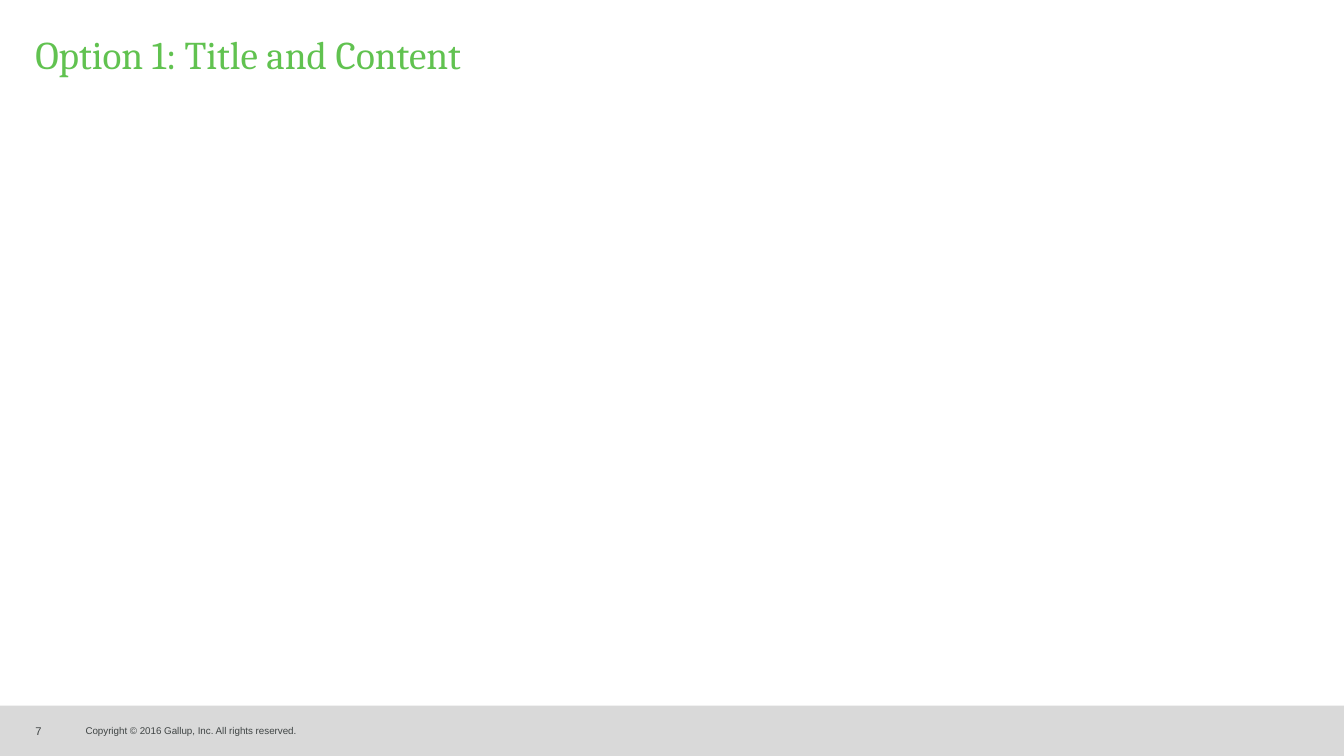
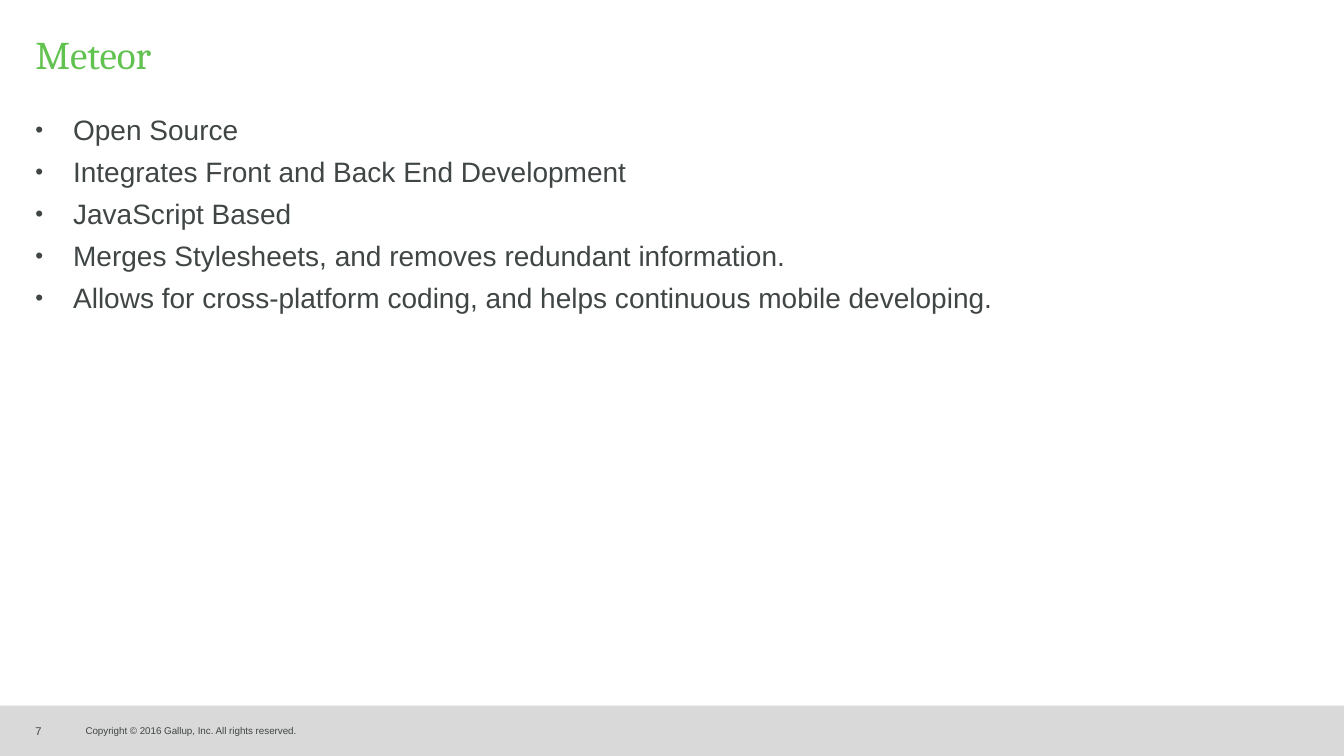
Before and after one commit to GETHIP/Managr, a slide deck: slide 7 of FinalPresentation.pptx. Drawn at 1344x756 pixels with LibreOffice and Linux fonts; fonts in the diff are those of the drawing; background and template pictures are left out. Boxes give left, top, right and bottom in pixels: in the first picture for what was removed or moved away, otherwise in the second. Text is boxed around its words. In the diff, an @@ line names an element or a change of style, - is before the commit and + after.

```diff
--- a/FinalPresentation.pptx
+++ b/FinalPresentation.pptx
@@ title at (35, 43, 151, 70): text changed @@
-Option 1: Title and Content
+Meteor
@@ text added at (73, 120, 992, 314), 20 pt, text #404545 @@
+• Open Source
+• Integrates Front and Back End Development
+• JavaScript Based
+• Merges Stylesheets, and removes redundant information.
+• Allows for cross-platform coding, and helps continuous mobile developing.
```
Also in this commit, not shown: 2 slides added.
